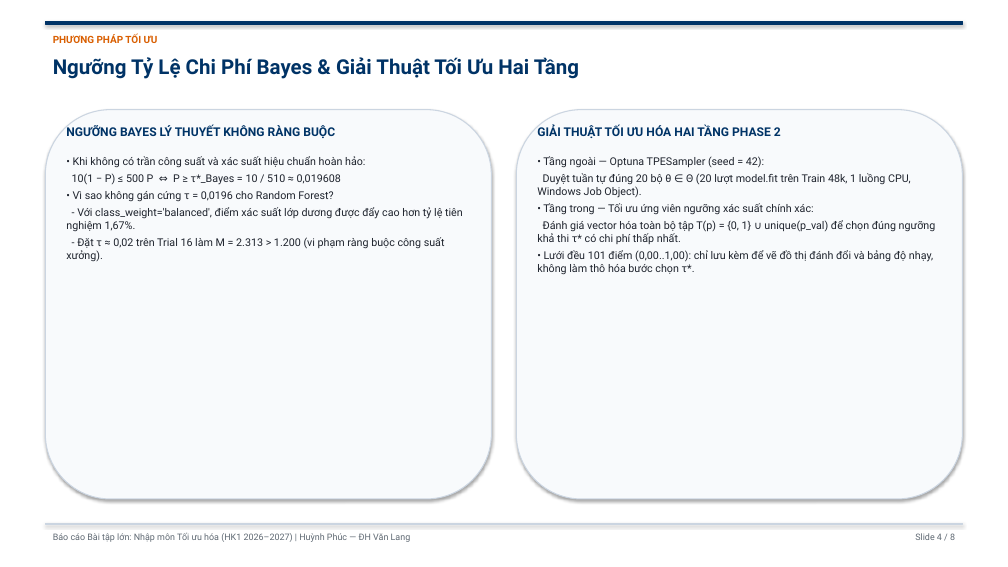
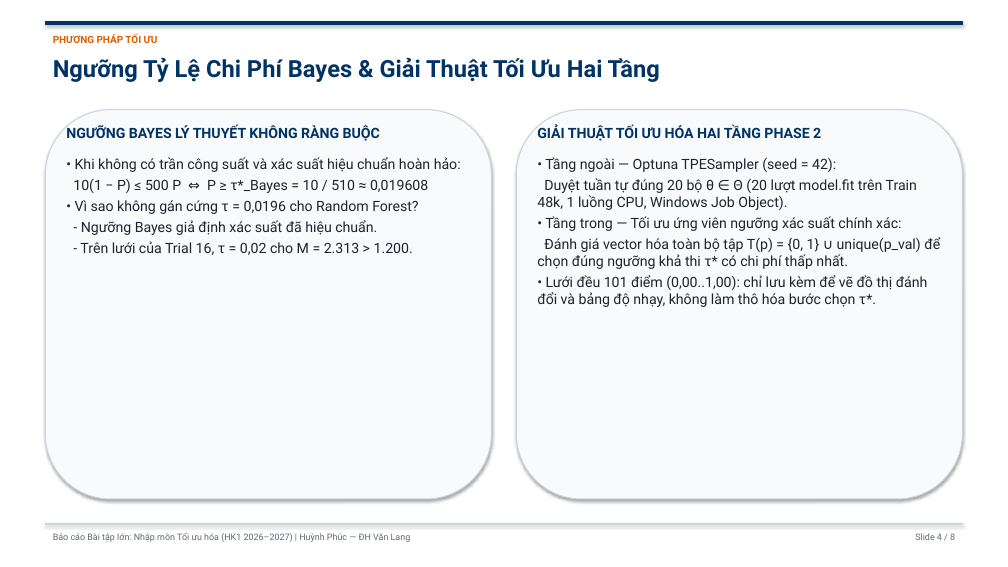
Before and after one commit to PhucHuynh16/scania-aps-cost-optimization, a slide deck: slide 4 of slides/SLIDES_THUYET_TRINH_SCANIA_APS.pptx. Drawn at 1008x567 pixels with LibreOffice and Linux fonts; fonts in the diff are those of the drawing. Boxes give left, top, right and bottom in pixels: in the first picture for what was removed or moved away, otherwise in the second. Text is boxed around its words. In the diff, an @@ line names an element or a change of style, - is before the commit and + after.

```diff
--- a/slides/SLIDES_THUYET_TRINH_SCANIA_APS.pptx
+++ b/slides/SLIDES_THUYET_TRINH_SCANIA_APS.pptx
@@ text "Ngưỡng Tỷ Lệ Chi Phí ..." at [53,57,660,82]: size 19.5 to 22.5 pt @@
@@ text "NGƯỠNG BAYES LÝ THUYẾT KHÔNG ..." at [66,124,380,141]: size 11.5 to 13.5 pt @@
@@ text "GIẢI THUẬT TỐI ƯU HÓA ..." at [537,124,821,141]: size 11.5 to 13.5 pt @@
@@ text at [73,157,461,214]: size 10.2 to 13.5 pt in "• Khi không có trần công suất ...", "10(1 − P) ≤ 500 P ⇔ ...", "• Vì sao không gán cứng τ ..." @@
@@ text "• Tầng ngoài — Optuna ..." at [537,157,940,307]: size 10.2 to 13.5 pt @@
@@ text at [80,220,413,255]: text changed; size 10.2 to 13.5 pt @@
-- Với class_weight='balanced', điểm xác suất lớp dương được đẩy cao hơn tỷ lệ tiên nghiệm 1,67%.
-- Đặt τ ≈ 0,02 trên Trial 16 làm M = 2.313 > 1.200 (vi phạm ràng buộc công suất xưởng).
+- Ngưỡng Bayes giả định xác suất đã hiệu chuẩn.
+- Trên lưới của Trial 16, τ = 0,02 cho M = 2.313 > 1.200.
```
Also in this commit, not shown: 7 other slides changed, 58 other files.
